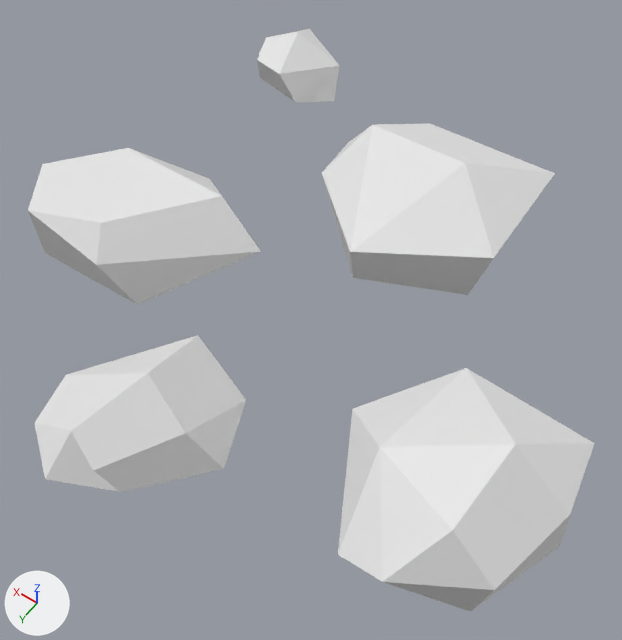
The FBX model Assets/polyperfect/Low Poly Ultimate Pack/M/- Meshes_M/Nature_M/Stones_M/rocks-small.fbx as it was, and as the next commit left it.
One viewpoint serves both versions: a 50 mm camera at (-0.543, 0.717, 1.086) aimed at (-0.032, 0.0, -0.039). The lights are fixed; the arrows at lower left show +X, +Y and +Z. Where no turn or scale is listed for an object, it has been applied to the vertices. Vertices at the same position are counted once.

Script lines for the objects in view, before the commit:
```python
me_rocks_small = bpy.data.meshes.new('rocks-small')
me_rocks_small.from_pydata(...)  # 68 vertices, 83 faces; spans x -0.539..0.575, y -0.577..0.471, z -0.103..0.138
me_rocks_small.materials.append(mat_14_brown_lightest)  # white #e7e7e7
ob_rocks_small = bpy.data.objects.new('rocks-small', me_rocks_small)
ob_rocks_small.location = (0.0, 0.0, 0.0)
```
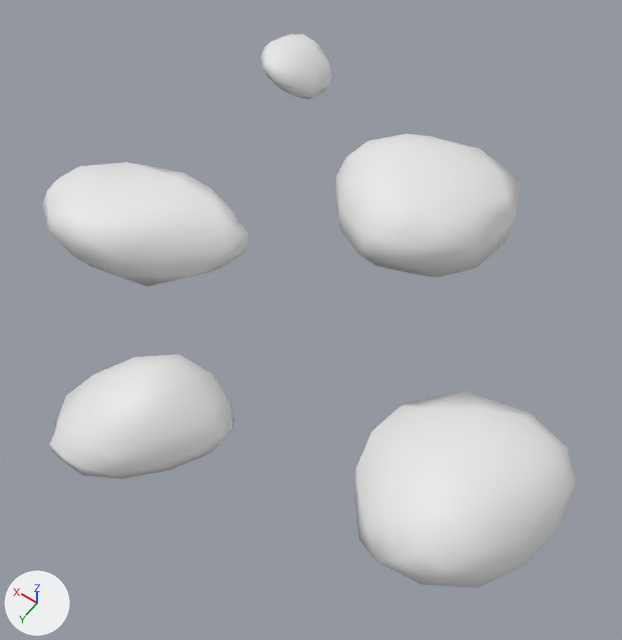
Location of each change, (x1, y1, x2, y2) in pixels of the pictures (622 x 640 px):
'rocks-small', reshaped: before (28, 29, 595, 612); after (42, 34, 575, 588)
part 1 of me_rocks_small, rebuilt (12% narrower, 11% shorter): before (257, 29, 340, 102); after (261, 34, 334, 99)
part 2 of me_rocks_small, rebuilt (14% narrower, 19% shorter): before (338, 368, 595, 612); after (353, 391, 575, 588)
part 3 of me_rocks_small, rebuilt (20% narrower, 17% shorter): before (322, 123, 555, 295); after (336, 134, 522, 277)
part 4 of me_rocks_small, rebuilt (12% narrower, 20% shorter): before (35, 335, 246, 492); after (50, 354, 235, 479)
part 5 of me_rocks_small, rebuilt (11% narrower, 20% shorter): before (28, 148, 260, 305); after (42, 162, 248, 287)

The change in detail:
me_rocks_small is used by ob_rocks_small; location (0.0, 0.0, 0.0).
me_rocks_small had 68 vertices, 83 faces and spanned x -0.539..0.575, y -0.577..0.471, z -0.103..0.138.
me_rocks_small now has 298 vertices, 576 faces and spans x -0.526..0.544, y -0.563..0.438, z -0.091..0.111.
me_rocks_small part 1: the loose piece of 14 vertices spanning x 0.258..0.453, y -0.577..-0.407, z -0.041..0.059 is rebuilt with 58 vertices and now spans x 0.282..0.441, y -0.563..-0.418, z -0.033..0.048.
me_rocks_small part 2: the loose piece of 14 vertices spanning x -0.539..-0.182, y -0.027..0.33, z -0.07..0.113 is rebuilt with 64 vertices and now spans x -0.526..-0.233, y -0.002..0.304, z -0.059..0.094.
me_rocks_small part 3: the loose piece of 14 vertices spanning x -0.243..0.124, y -0.469..-0.081, z -0.085..0.124 is rebuilt with 60 vertices and now spans x -0.228..0.106, y -0.439..-0.127, z -0.074..0.111.
me_rocks_small part 4: the loose piece of 14 vertices spanning x -0.105..0.185, y 0.191..0.471, z -0.044..0.138 is rebuilt with 58 vertices and now spans x -0.081..0.165, y 0.206..0.438, z -0.038..0.1.
me_rocks_small part 5: the loose piece of 12 vertices spanning x 0.12..0.575, y -0.151..0.134, z -0.103..0.054 is rebuilt with 58 vertices and now spans x 0.14..0.544, y -0.117..0.127, z -0.091..0.036.
me_rocks_small part 6: the surface is now shaded smooth.
